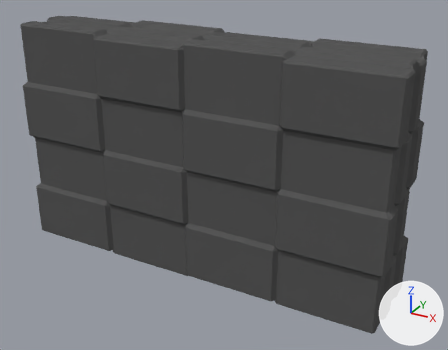
A saved change to the Blender file Project Gamma/Assets/Models/Blocker.blend.
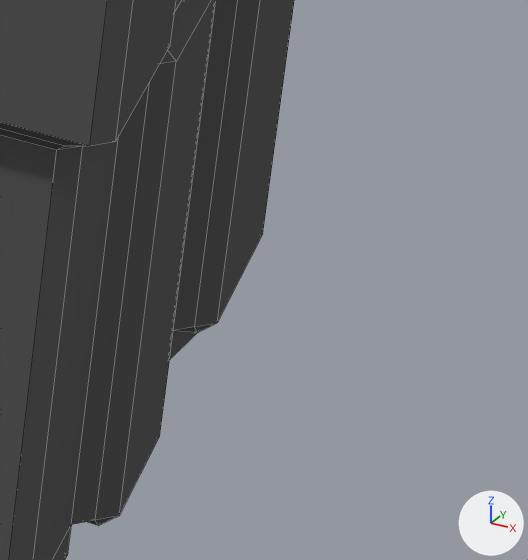
The first picture shows the older version from a 50 mm lens placed at (7.57, -12.79, 5.98), pointed at (0.5, 0.06, -0.44). The close-ups show both versions on the part from 83% to 96% of the width and 74% to 92% of the height of that picture. Every picture has the same lights, and +X, +Y and +Z are marked at lower right. The close-ups show mesh edges as thin lines.

In view in the first close-up: 'Blocker'.
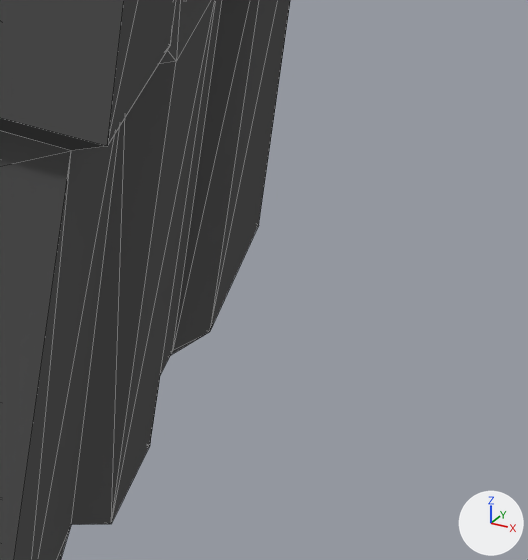
Changed parts and their boxes [x1, y1, x2, y2] in the close-ups (528 x 560 px):
'Blocker', modifiers changed
    before: [0, 0, 294, 560]
    after: [0, 0, 290, 560]

The change, as a diff of the scene's bpy script:
```diff
--- a/Project Gamma/Assets/Models/Blocker.blend.py
+++ b/Project Gamma/Assets/Models/Blocker.blend.py
@@ ob_blocker @@
 ob_blocker.location = (0.0, 0.0, 0.0)
+_m = ob_blocker.modifiers.new('Decimate', 'DECIMATE')
+_m.ratio = 0.4
+_m.use_collapse_triangulate = True
+_m.use_symmetry = True
```
